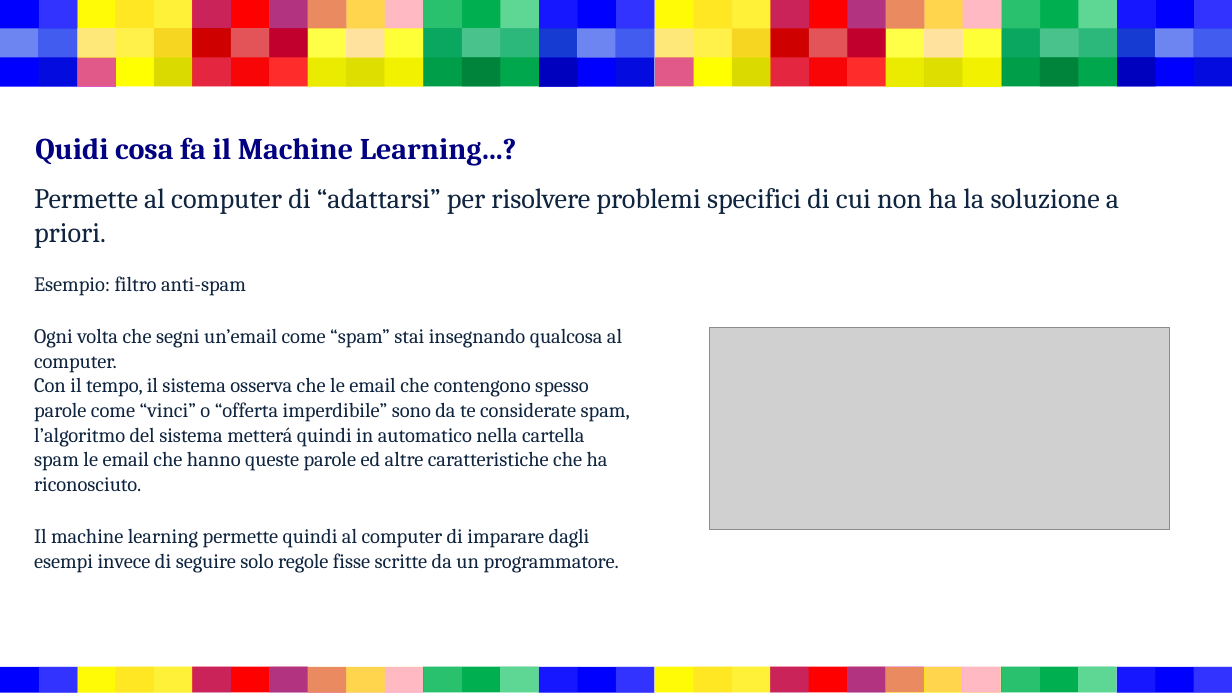
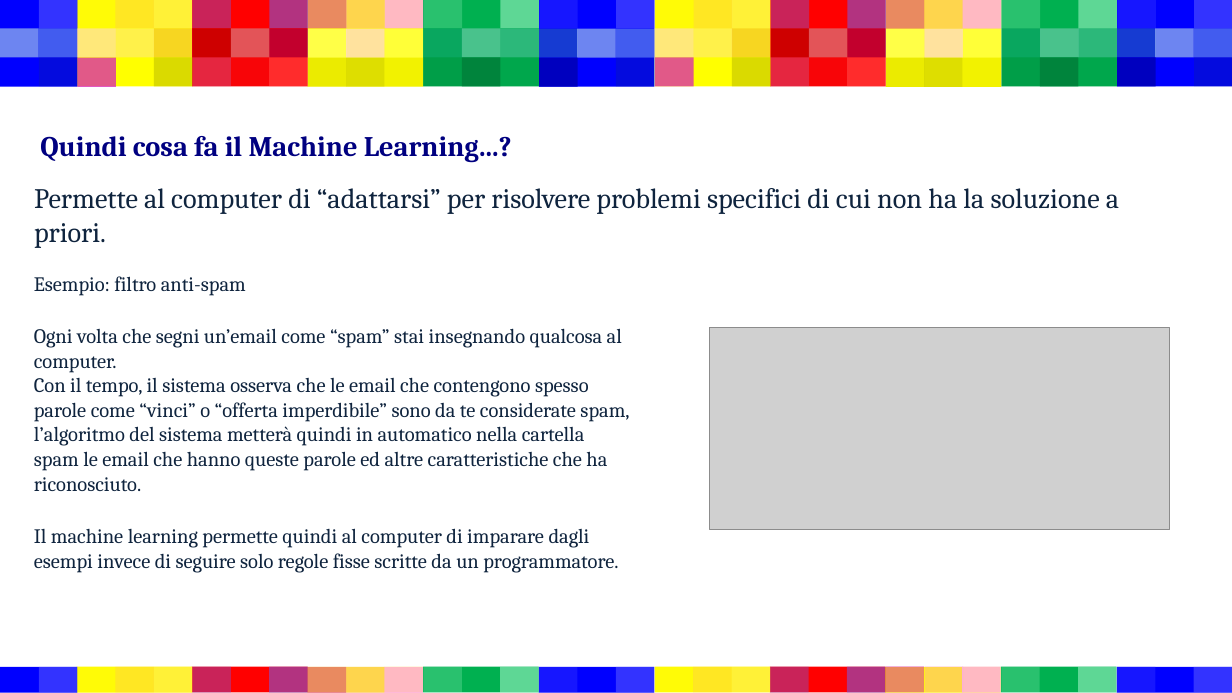
Before and after one commit to Biondi-Tommaso/knnVisualizer, a slide deck: slide 3 of Materiale_per_tutor/Presentazione.pptx. Drawn at 1232x693 pixels with LibreOffice and Linux fonts; fonts in the diff are those of the drawing; grey boxes stand for pictures. Boxes give left, top, right and bottom in pixels: in the first picture for what was removed or moved away, otherwise in the second. Text is boxed around its words. In the diff, an @@ line names an element or a change of style, - is before the commit and + after.

```diff
--- a/Materiale_per_tutor/Presentazione.pptx
+++ b/Materiale_per_tutor/Presentazione.pptx
@@ title at box(40, 136, 512, 163): text changed; size 23.4 to 22.1 pt @@
-Quidi cosa fa il Machine Learning...?
+Quindi cosa fa il Machine Learning...?
@@ text at box(34, 377, 629, 491): text changed @@
-Con il tempo, il sistema osserva che le email che contengono spesso parole come “vinci” o “offerta imperdibile” sono da te considerate spam, l’algoritmo del sistema metterá quindi in automatico nella cartella spam le email che hanno queste parole ed altre caratteristiche che ha riconosciuto.
+Con il tempo, il sistema osserva che le email che contengono spesso parole come “vinci” o “offerta imperdibile” sono da te considerate spam, l’algoritmo del sistema metterà quindi in automatico nella cartella spam le email che hanno queste parole ed altre caratteristiche che ha riconosciuto.
```
Also in this commit, not shown: 7 other slides changed.
